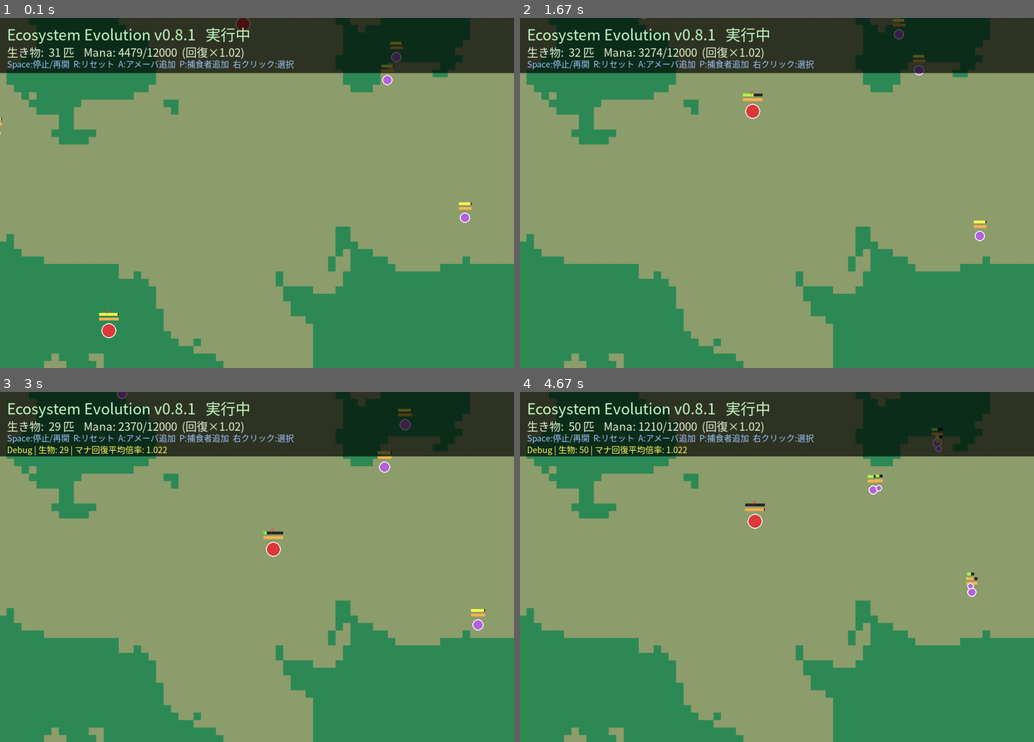
Above: before the commit, frames 1-4 (two rows, left to right).
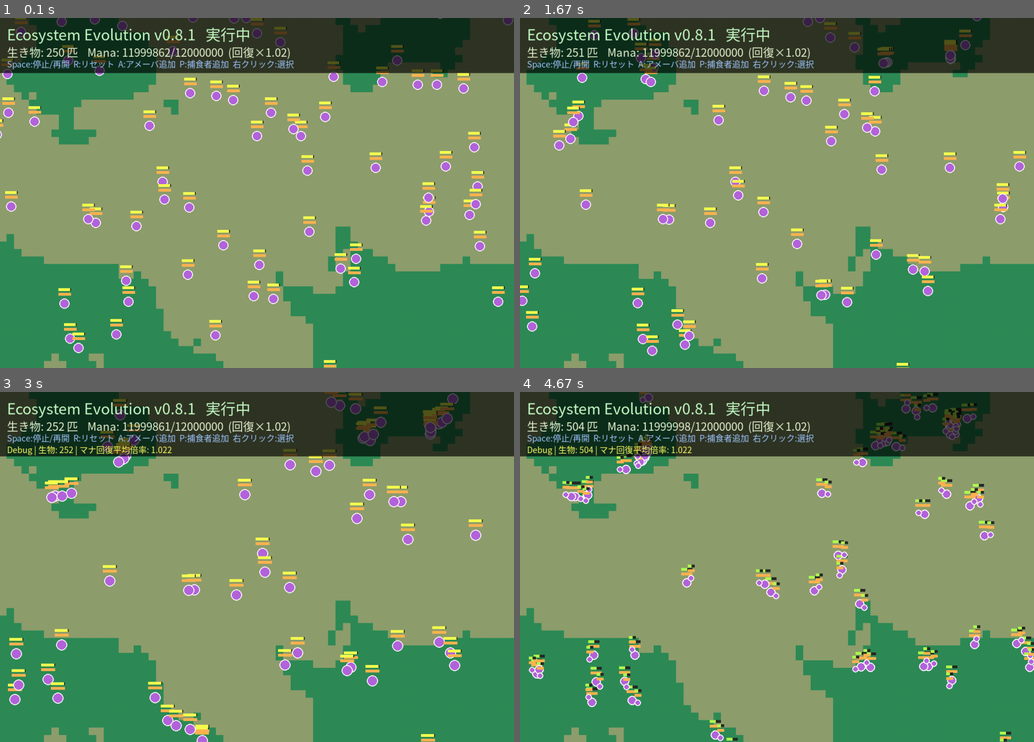
Above: after the commit, the same moments.

Repository: illuaStudio/ecosystem_evo
Game: pygame game, started from src/main.py
Two runs of this game, one before a commit and one after it. Both use one fixed random seed, a clock stepped at 60 frames per second and the inputs below.
Inputs (mouse positions are in pixels of both pictures, inside the frame that each line leads up to):
- Up to frame 1 (0.1 s): no input
- Up to frame 2 (1.67 s): hold D 0.33-0.8 s; move the mouse to (756, 207) at 0.37 s; hold D 0.83-1.3 s; move the mouse to (777, 214) at 0.87 s; hold A from 1.33 s (still down); move the mouse to (828, 270) at 1.37 s
- Up to frame 3 (3 s): release A at 1.87 s; hold A 1.9-2.37 s; move the mouse to (97, 647) at 1.93 s; hold D from 2.4 s (still down); move the mouse to (318, 598) at 2.43 s
- Up to frame 4 (4.67 s): release D at 3.03 s; hold A 3.07-3.53 s; move the mouse to (787, 448) at 3.1 s; hold D 3.57-4.03 s; move the mouse to (591, 556) at 3.6 s; hold D 4.07-4.53 s; move the mouse to (777, 609) at 4.1 s; hold A from 4.57 s (still down); move the mouse to (972, 700) at 4.6 s

The runs differ from the first frame. In frame 1, 6.5% of the frame differs, in the area x 0-100%, y 0-100%; in frame 2, 6.2%; in frame 3, 7.0%, in the area x 1-95%, y 0-100%; in frame 4, 6.6%.

Commit message:
マナの強い方へ集まる挙動を追加 - 不自然な挙動が残る

Diff:
--- a/config/worlds/world.json
+++ b/config/worlds/world.json
@@ -6,14 +6,14 @@
   "background_color": [34, 60, 25],
 
   "mana": {
-    "initial": 4500.0,
-    "max": 12000.0,
-    "regen_rate": 0.8
+    "initial": 12000000.0,
+    "max": 12000000.0,
+    "regen_rate": 2000.0
   },
 
   "initial_entities": {
-    "Amoeba": 25,
-    "Predator": 6
+    "Amoeba": 250,
+    "Predator": 0
   },
 
   "environment": {
--- a/src/ai/actions.py
+++ b/src/ai/actions.py
@@ -8,6 +8,7 @@
     contact_range,
     current_size,
     find_nearest_edible,
+    get_mana_gradient_direction,
     has_edible_carcass,
     hunger_ratio,
     is_trackable_target,
@@ -56,18 +57,31 @@
         return 0.6
 
 
-class ManaWanderAction(Action):
-    """徘徊しつつ World.mana から満腹度を回復する（mind に登録した生物のみ）。"""
+class ManaGradientWanderAction(Action):
+    """マナの濃い方向へ移動傾向を強めた徘徊行動。
+    アメーバがマナ豊富なバイオーム（rich）に集まる挙動を実現する。"""
 
     SATIETY_CAP_RATIO = 0.95
 
     DEFAULT_PARAMS = {
-        "angle_range": 30,
-        "speed_multiplier": 0.85,
-        "mana_absorption_rate": 0.8,
-    }
-
-    def execute(self, creature) -> bool:
+        "angle_range": 45,
+        "speed_multiplier": 0.9,
+        "mana_absorption_rate": 0.75,
+        "gradient_strength": 0.65,
+        "sampling_distance": 60,
+        "sampling_angle_step": 45,
+    }
+
+    def execute(self, creature) -> bool:
+        gradient_dir = get_mana_gradient_direction(
+            creature,
+            self.params["sampling_distance"],
+            self.params["sampling_angle_step"],
+        )
+        strength = float(self.params["gradient_strength"])
+        diff = ((gradient_dir - creature.wander_angle + 180) % 360) - 180
+        creature.wander_angle = (creature.wander_angle + diff * strength) % 360
+
         wander_step(
             creature,
             self.params["angle_range"],
--- a/src/ai/mind.py
+++ b/src/ai/mind.py
@@ -2,14 +2,15 @@
 
 from src.ai.actions import (
     ChaseAction,
-    ManaWanderAction,
+    ManaGradientWanderAction,
     SplitAction,
     WanderAction,
 )
 
 ACTION_BY_NAME = {
     "WanderAction": WanderAction,
-    "ManaWanderAction": ManaWanderAction,
+    "ManaGradientWanderAction": ManaGradientWanderAction,
+    "ManaWanderAction": ManaGradientWanderAction,
     "ChaseAction": ChaseAction,
     "SplitAction": SplitAction,
 }
--- a/src/utils/creature_helpers.py
+++ b/src/utils/creature_helpers.py
@@ -218,3 +218,30 @@
     move = creature.get_current_speed() * speed_multiplier
     creature.pos[0] += math.cos(math.radians(creature.wander_angle)) * move
     creature.pos[1] += math.sin(math.radians(creature.wander_angle)) * move
+
+
+def get_mana_gradient_direction(
+    creature, sampling_distance: float = 60.0, angle_step: int = 45
+) -> float:
+    """マナ濃度が最も高い方向（度数法 0~360）を返す。"""
+    if not creature.world or not creature.world.biome_noise:
+        return creature.wander_angle
+
+    best_angle = creature.wander_angle
+    best_mana = -1.0
+
+    for angle in range(0, 360, angle_step):
+        rad = math.radians(angle)
+        tx = creature.pos[0] + math.cos(rad) * sampling_distance
+        ty = creature.pos[1] + math.sin(rad) * sampling_distance
+
+        tx = max(0, min(creature.world.width, tx))
+        ty = max(0, min(creature.world.height, ty))
+
+        mana_mult = creature.world.get_mana_regen_multiplier(tx, ty)
+
+        if mana_mult > best_mana:
+            best_mana = mana_mult
+            best_angle = angle
+
+    return best_angle
